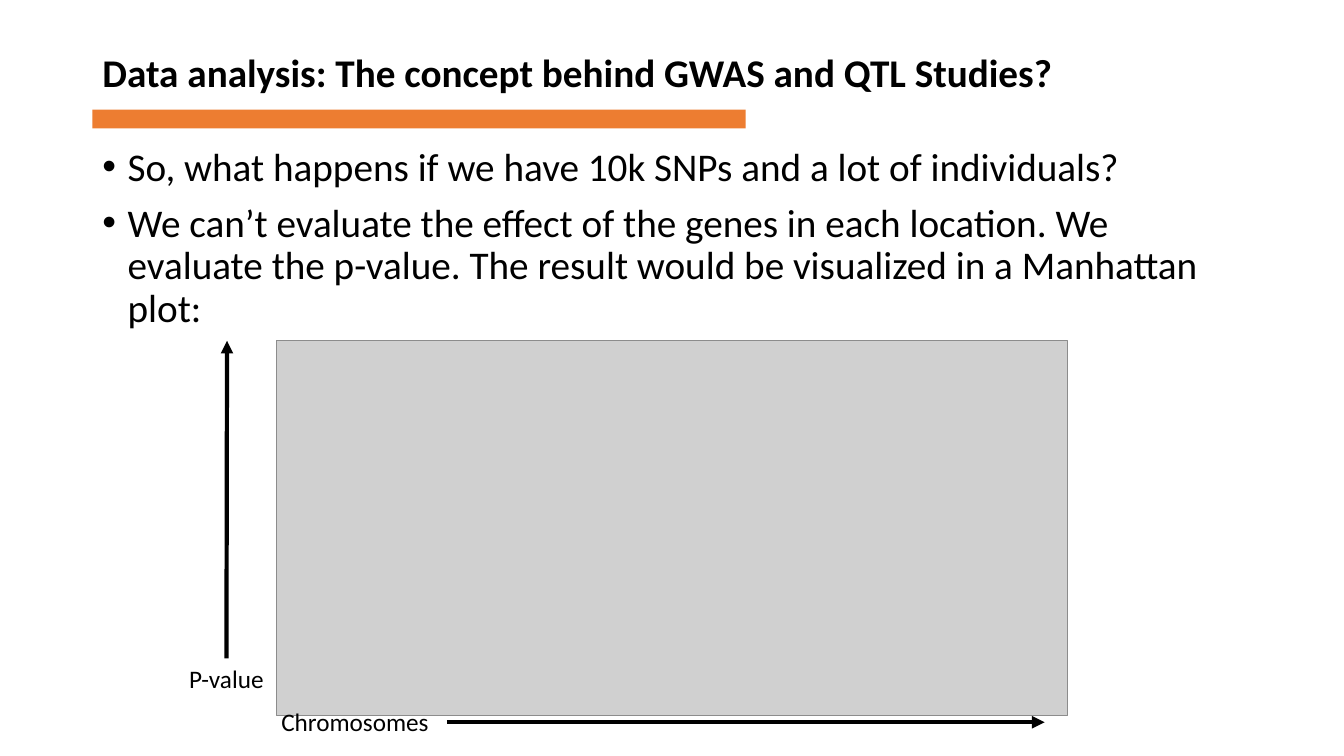
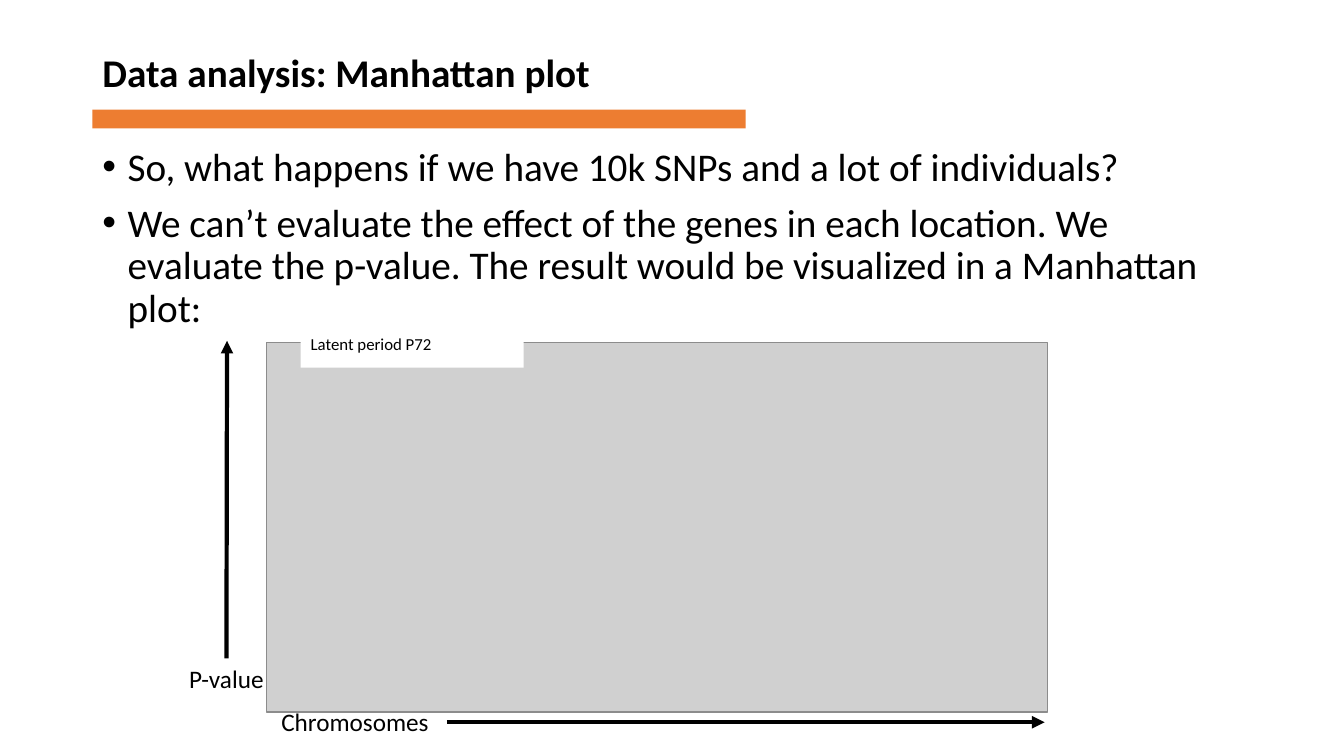
Before and after one commit to firzaariany/Course_Tree_improvement, a slide deck: slide 13 of Advances in quantitative genetics.pptx. Drawn at 1344x756 pixels with LibreOffice and Linux fonts; fonts in the diff are those of the drawing; grey boxes stand for pictures. Boxes give left, top, right and bottom in pixels: in the first picture for what was removed or moved away, otherwise in the second. Text is boxed around its words. In the diff, an @@ line names an element or a change of style, - is before the commit and + after.

```diff
--- a/Advances in quantitative genetics.pptx
+++ b/Advances in quantitative genetics.pptx
@@ text at bbox=[102, 59, 590, 93]: text changed @@
-Data analysis: The concept behind GWAS and QTL Studies?
+Data analysis: Manhattan plot
@@ picture: place and size @@
-picture at bbox=[276, 341, 1069, 716]
+picture at bbox=[267, 343, 1048, 713]
@@ rectangle added at bbox=[300, 330, 523, 368], fill #FFFFFF, 12 pt, text #000000 @@
+Latent period P72
```
Also in this commit, not shown: 8 other slides changed, 4 slides added.
